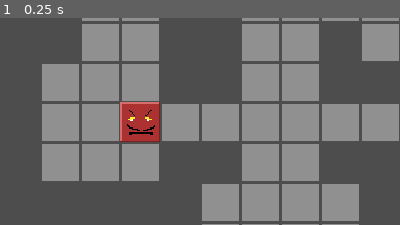
Above: before the commit, frame 1.
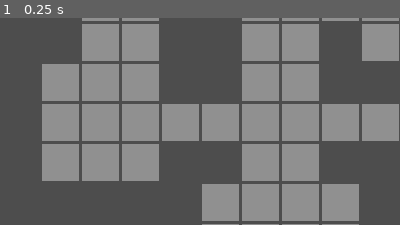
Above: after the commit, the same moment.

Repository: wilkesreid/new-game-project
Game: Godot game, scene res://main.tscn
Same seed, same stepped clock (60 frames per second), same inputs: the game is played once before the commit and once after it.
Inputs:
- Up to frame 1 (0.25 s): no input
The pictures show only the part of the screen within x 0-50%, y 10-60%; the shares and areas given below are measured in that part.

The runs differ from the first frame. In frame 1, 1.9% of the frame differs, in the area x 30-40%, y 40-60%.

Commit message:
Conversion to not using scenes for units

Diff:
--- /dev/null
+++ b/body.gd
@@ -0,0 +1,6 @@
+# Body component for unit
+class_name Body extends Placeable
+
+func _init(p : Vector2, t : Texture2D) -> void:
+  position = p
+  texture = t
--- a/create_ui.gd
+++ b/create_ui.gd
@@ -10,16 +10,16 @@
 			hide())
 
 func _on_derpy_button_pressed() -> void:
-	var unit = load("res://units/derpy/derpy.tscn")
+	var unit = Derpy.new()
 	if State.is_selected:
-		State.create_unit_at_selected(unit)
+		State.add_at_selected(unit)
 
 func _on_mimi_button_pressed() -> void:
-	var unit = load("res://units/mimi/mimi.tscn")
+	var unit = Mimi.new()
 	if State.is_selected:
-		State.create_unit_at_selected(unit)
+		State.add_at_selected(unit)
 
 func _on_constellation_button_pressed() -> void:
-	var unit = load("res://units/constellation/constellation.tscn")
+	var unit = Constellation.new()
 	if State.is_selected:
-		State.create_unit_at_selected(unit)
+		State.add_at_selected(unit)
--- /dev/null
+++ b/enemies.gd
@@ -0,0 +1,6 @@
+extends Node
+
+var enemies : Array[Unit] = []
+
+func _init():
+  print('enemies init')
--- a/enemies/monstieur/monstieur.tscn
+++ /dev/null
@@ -1,13 +0,0 @@
-[gd_scene load_steps=4 format=3 uid="uid://drjdp14tkltkj"]
-
-[ext_resource type="Script" path="res://enemies/monstieur/monstieur.gd" id="1_vujsj"]
-[ext_resource type="Texture2D" uid="uid://br38c58bwdmnd" path="res://sprites/monstieur.png" id="2_2iele"]
-[ext_resource type="Texture2D" uid="uid://dm77oaj36ek6a" path="res://sprites/monstieur_body.png" id="2_p7lcs"]
-
-[node name="Monstieur" type="Node2D"]
-script = ExtResource("1_vujsj")
-bodytexture = ExtResource("2_p7lcs")
-
-[node name="Sprite2D" type="Sprite2D" parent="."]
-texture = ExtResource("2_2iele")
-centered = false
--- a/enemy.gd
+++ b/enemy.gd
@@ -1,18 +1,12 @@
 class_name Enemy extends Unit
 
-func is_enemy() -> bool:
-  return true
-
-func _ready() -> void:
+func _init() -> void:
   State.add_existing_unit(index(), self)
-  if is_head():
-    State.on_set_phase(func (phase : State.PHASE) -> void:
-      if phase == State.PHASE.ENEMY:
-        var path = Asg.get_id_path(index(), index() + Vector2i(speed, 0))
-        path.pop_front()
-        for tile in path:
-          move_to_index(tile)
-          await get_tree().create_timer(.1).timeout
-        State.set_phase(State.PHASE.MOVE)
+  State.on_set_phase(func (phase : State.PHASE) -> void:
+    if phase == State.PHASE.ENEMY:
+      var path = Asg.get_id_path(position, position + Vector2i(speed, 0))
+      path.pop_front()
+      for tile in path:
+        move_to(tile)
+      State.set_phase(State.PHASE.MOVE)
   )
-  super()
--- a/main.gd
+++ b/main.gd
@@ -17,7 +17,7 @@
 		for x in range(Asg.x(), Asg.xend()):
 			Asg.set_solid(Vector2i(x, y))
 	for cell in $TileMapLayer.get_used_cells():
-		if !State.has_unit(cell):
+		if !State.has(cell):
 			Asg.set_not_solid(cell)
 
 func _process(delta: float) -> void:
@@ -26,21 +26,20 @@
 
 			# If we're in the move phase, and a unit is already selected,
 			# and we didn't just click on a different unit
-			var unit = State.unit_at_selected()
+			var unit = State.at_selected()
 			if (
 				State.is_phase(State.PHASE.MOVE)
 				and unit
-				and unit.is_head()
-				and !unit.is_enemy()
-				and !State.has_unit_at_mouse()
+				and unit is Unit
+				and !State.has_at_mouse()
 			):
-				var path = Asg.get_id_path(State.selected_index(), Coord.mouse_index())
+				var path = Asg.get_id_path(State.selected, Coord.mouse_index())
 				path.pop_front() # path by default includes tile unit is already on
 				# move the selected unit if we can
 				if path.size() <= unit.speed:
 					State.clear_selection()
 					for tile in path:
-						unit.move_to_index(tile)
+						unit.move_to(tile)
 						await get_tree().create_timer(.1).timeout
 					State.select_index(unit.index())
 				else:
@@ -69,25 +68,30 @@
 	if $TileMapLayer.has_tile_at(iv):
 		draw_rect(Rect2(Coord.index_to_coord(iv), Coord.grid_cell), Color(1, 1, 1, alpha), false, 2)
 
+	# draw things on grid
+	for pos in State.map:
+		var thing = State.at(pos)
+		if thing != null:
+			draw_texture_rect(thing.texture, Rect2i(Coord.index_to_coord(thing.position), Coord.grid_cell), false)
+
 	# if any tile is selected
 	if State.is_selected:
 		# draw flashing blue rect around selected tile
 		draw_rect(Rect2(State.selected_coords(), Coord.grid_cell), Color(0, 1, 1, alpha), false, 2)
 
 		# if a unit is at the selected tile
-		var unit = State.unit_at_selected()
-		if unit and unit.is_head():
+		var unit = State.at_selected()
+		if unit and unit is Unit:
 			var speed = unit.speed
 			var moves = unit.moves
 
 			if State.is_phase(State.PHASE.MOVE):
 				# draw red path from unit to mouse
 				if (
-					!unit.is_enemy() and
 					$TileMapLayer.has_tile_at(Coord.mouse_index()) and
-					!State.has_unit_at_mouse()
+					!State.has_at_mouse()
 				):
-					var p = Asg.get_id_path(State.selected_index(), Coord.mouse_index())
+					var p = Asg.get_id_path(State.selected, Coord.mouse_index())
 					p.pop_front()
 					if p.size() <= moves:
 						for i in p:
@@ -96,11 +100,11 @@
 				# draw indicators for where unit can move
 				for x in range(-1 * speed, speed + 1):
 					for y in range(-1 * speed, speed + 1):
-						var t = State.selected_index() + Vector2i(x, y)
+						var t = State.selected + Vector2i(x, y)
 						if $TileMapLayer.has_tile_at(t):
-							var path = Asg.get_id_path(State.selected_index(), t)
+							var path = Asg.get_id_path(State.selected, t)
 							path.pop_front()
-							var ti = State.selected_index() + Vector2i(x, y)
+							var ti = State.selected + Vector2i(x, y)
 							if $TileMapLayer.has_tile_at(ti) && path.size() > 0 && path.size() <= moves:
 								draw_texture(target_texture, Coord.index_to_coord(ti))
 
@@ -116,6 +120,6 @@
 	var up_arrow_alpha = 1. if Coord.mouse_index() == up_neighbor else .6
 	draw_texture_rect(up_arrow_texture, Rect2i(up_neighbor_coord, Coord.grid_cell), false, Color(1, 1, 1, up_arrow_alpha))
 
-	draw_texture_rect(down_arrow_texture, Rect2i(Coord.index_to_coord(State.selected_index() + Vector2i(0, 1)), Coord.grid_cell), false, Color(1, 1, 1, 1. if Coord.mouse_index() == State.selected_index() + Vector2i(0, 1) else .6))
-	draw_texture_rect(left_arrow_texture, Rect2i(Coord.index_to_coord(State.selected_index() + Vector2i(-1, 0)), Coord.grid_cell), false, Color(1, 1, 1, 1. if Coord.mouse_index() == State.selected_index() + Vector2i(-1, 0) else .6))
-	draw_texture_rect(right_arrow_texture, Rect2i(Coord.index_to_coord(State.selected_index() + Vector2i(1, 0)), Coord.grid_cell), false, Color(1, 1, 1, 1. if Coord.mouse_index() == State.selected_index() + Vector2i(1, 0) else .6))
+	draw_texture_rect(down_arrow_texture, Rect2i(Coord.index_to_coord(State.selected + Vector2i(0, 1)), Coord.grid_cell), false, Color(1, 1, 1, 1. if Coord.mouse_index() == State.selected + Vector2i(0, 1) else .6))
+	draw_texture_rect(left_arrow_texture, Rect2i(Coord.index_to_coord(State.selected + Vector2i(-1, 0)), Coord.grid_cell), false, Color(1, 1, 1, 1. if Coord.mouse_index() == State.selected + Vector2i(-1, 0) else .6))
+	draw_texture_rect(right_arrow_texture, Rect2i(Coord.index_to_coord(State.selected + Vector2i(1, 0)), Coord.grid_cell), false, Color(1, 1, 1, 1. if Coord.mouse_index() == State.selected + Vector2i(1, 0) else .6))
--- a/main.tscn
+++ b/main.tscn
@@ -1,10 +1,9 @@
-[gd_scene load_steps=8 format=4 uid="uid://r8aamwenkniq"]
+[gd_scene load_steps=7 format=4 uid="uid://r8aamwenkniq"]
 
 [ext_resource type="Script" path="res://main.gd" id="1_6xwgr"]
 [ext_resource type="Texture2D" uid="uid://cbtaopl0tp0p0" path="res://sprites/tile.png" id="2_72d4w"]
 [ext_resource type="Script" path="res://tile_map_layer.gd" id="3_j7jyc"]
 [ext_resource type="PackedScene" uid="uid://dbkcerqtkko2v" path="res://create_ui.tscn" id="4_a7hnr"]
-[ext_resource type="PackedScene" uid="uid://drjdp14tkltkj" path="res://enemies/monstieur/monstieur.tscn" id="4_n5dff"]
 
 [sub_resource type="TileSetAtlasSource" id="TileSetAtlasSource_aa8il"]
 texture = ExtResource("2_72d4w")
@@ -26,9 +25,6 @@
 tile_set = SubResource("TileSet_kacxt")
 script = ExtResource("3_j7jyc")
 
-[node name="Monstieur" parent="." instance=ExtResource("4_n5dff")]
-position = Vector2(96, 128)
-
 [node name="Control" type="Control" parent="."]
 layout_mode = 3
 anchors_preset = 0
--- /dev/null
+++ b/placeable.gd
@@ -0,0 +1,4 @@
+class_name Placeable
+
+var texture : Texture2D
+var position : Vector2i
--- a/project.godot
+++ b/project.godot
@@ -20,6 +20,7 @@
 State="*res://state.gd"
 Coord="*res://coord.gd"
 Asg="*res://asg.gd"
+Enemies="*res://enemies.gd"
 
 [display]
 
--- a/state.gd
+++ b/state.gd
@@ -6,13 +6,9 @@
 # as tile index
 var selected : Vector2i = Vector2i.ZERO
 
-# map tile index to unit objects
-var unit_map : Dictionary
+var map : Dictionary
 
 ## Selection
-
-func selected_index() -> Vector2i:
-	return selected
 
 func selected_coords() -> Vector2i:
 	return Coord.index_to_coord(selected)
@@ -33,64 +29,44 @@
 	selected = Vector2i.ZERO
 	is_selected = false
 
-## unit Map
+## Things on the grid
 
-func create_unit_at_index(rs : Resource, index : Vector2i) -> void:
-	remove_unit(index)
-	var instance = rs.instantiate()
-	instance.set_position(Coord.index_to_coord(index))
-	add_unit(index, instance)
+func add(pos : Vector2i, thing : Placeable):
+	remove(pos)
+	thing.position = pos
+	map[pos] = thing
+	Asg.set_solid(pos)
 
-func create_unit_at_selected(rs : Resource) -> void:
-	create_unit_at_index(rs, selected)
+func remove(pos : Vector2i):
+	if has(pos):
+		map.erase(pos)
+		Asg.set_not_solid(pos)
 
-func add_unit(position: Vector2i, instance: Unit) -> void:
-	get_tree().root.add_child(instance)
-	add_existing_unit(position, instance)
-
-func add_existing_unit(position: Vector2i, instance: Unit) -> void:
-	unit_map[position] = instance
-	Asg.set_solid(position)
-
-func unit_at(position: Vector2i) -> Node2D:
-	if has_unit(position):
-		return unit_map[position]
+func at(pos : Vector2i) -> Placeable:
+	if has(pos):
+		return map[pos]
 	return null
 
-func unit_at_selected() -> Node2D:
-	return unit_at(selected)
+func has(pos : Vector2i) -> bool:
+	return map.has(pos)
 
-func has_unit_at_mouse() -> bool:
-	return has_unit(Coord.mouse_index())
+func at_selected() -> Unit:
+	return at(selected)
 
-func has_unit(position: Vector2i) -> bool:
-	return unit_map.has(position)
+func has_at_selected() -> bool:
+	return has(selected)
 
-func has_unit_at_selected() -> bool:
-	return has_unit(selected)
+func add_at_selected(unit : Placeable) -> void:
+	add(selected, unit)
 
-func remove_unit(position: Vector2i) -> void:
-	if has_unit(position):
-		var instance = unit_at(position)
-		unit_map.erase(position)
-		Asg.set_not_solid(position)
-		instance.queue_free()
+func has_at_mouse() -> bool:
+	return has(Coord.mouse_index())
 
-# doesn't actually move the unit,
-# just updates the map
-func unit_move_index(from : Vector2i, to : Vector2i) -> void:
-	var unit = unit_at(from)
-	unit_map.erase(from)
-	unit_map[to] = unit
-	Asg.set_not_solid(from)
-	Asg.set_solid(to)
-
-# also doesn't move the unit physically,
-# just updates the map
-func unit_move_coord(from : Vector2i, to : Vector2i) -> void:
-	var from_index = Coord.coord_to_index(from)
-	var to_index = Coord.coord_to_index(to)
-	unit_move_index(from_index, to_index)
+func move(from : Vector2i, to : Vector2i) -> void:
+	var thing = at(from)
+	remove(from)
+	remove(to)
+	add(to, thing)
 
 ## Game Phase
 
@@ -119,7 +95,7 @@
 			return true
 		PHASE.MOVE:
 			# can't go to move phase if there are no units
-			return !unit_map.is_empty()
+			return !map.is_empty()
 		PHASE.ENEMY:
 			# can't go to enemy's turn if we haven't moved all our units
 			return true # TODO: return false if we haven't finished our turn
--- a/unit.gd
+++ b/unit.gd
@@ -1,38 +1,20 @@
-class_name Unit extends Node2D
+class_name Unit extends Placeable
 
-@export var bodytexture : Texture2D
+var sprite_body : Texture2D
+var speed : int = 1
+var max_size : int = 2
+var body_queue : Array[Body] = []
 
-# each subclass of unit will need
-# to define its own resource it uses,
-# which should refer to the tscn it's
-# attached to
-var rs : Resource
+func _init() -> void:
+  moves = speed
+  State.on_set_phase(func (phase : State.PHASE) -> void:
+    if phase == State.PHASE.MOVE:
+      moves = speed
+  )
 
-func _ready() -> void:
-  if State.unit_at(index()) != self:
-    State.add_existing_unit(index(), self)
-  if is_head():
-    moves = speed
-    State.on_set_phase(func (phase : State.PHASE) -> void:
-      if phase == State.PHASE.MOVE:
-        moves = speed
-    )
-
-# Overridable
-func is_enemy() -> bool:
-  return false
-
-var _is_head : bool = true
-func is_head() -> bool:
-  return _is_head
-func set_is_head(val : bool) -> void:
-  _is_head = val
-
-var speed : int = 1
 func inc_speed() -> void:
   speed += 1
 
-var max_size : int = 2
 func is_max_size() -> bool:
   assert(size <= max_size)
   return size == max_size
@@ -47,37 +29,28 @@
   moves -= 1
 
 # body queue
-var body_queue : Array[Node2D] = []
-func pop_body_queue() -> Node2D:
+func pop_body_queue() -> Body:
   return body_queue.pop_front()
-func push_body_queue(segment : Node2D) -> void:
+func push_body_queue(segment : Body) -> void:
   body_queue.push_back(segment)
 
-func make_body() -> void:
-  set_is_head(false)
-  $Sprite2D.texture = bodytexture
-
 func index() -> Vector2i:
-  return Coord.coord_to_index(position)
+  return position
 
 # assumes we're moving one step at a time
-func move_to_index(target : Vector2) -> void:
+func move_to(target : Vector2) -> void:
   if moves == 0:
     return
-  var old_position = position
-  var old_index = index()
-  State.unit_move_index(index(), target)
-  position = Coord.index_to_coord(target)
+  var from = position
+  State.move(from, target)
   dec_moves()
   if max_size > 1:
-    var new_segment = duplicate(DuplicateFlags.DUPLICATE_USE_INSTANTIATION)
-    new_segment.set_position(old_position)
-    new_segment.make_body()
-    State.add_unit(old_index, new_segment)
+    var new_segment = Body.new(from, sprite_body)
+    State.add(from, new_segment)
     push_body_queue(new_segment)
     if !is_max_size():
       print('not max size yet, ', size, ' of ', max_size)
       inc_size()
     else:
       var old_segment = pop_body_queue()
-      State.remove_unit(old_segment.index())
+      State.remove(old_segment.position)
--- a/units/constellation/constellation.gd
+++ b/units/constellation/constellation.gd
@@ -1,8 +1,8 @@
-extends "res://unit.gd"
+class_name Constellation extends Unit
 
-func _ready() -> void:
-	rs = preload("res://units/constellation/constellation.tscn")
-
+func _init() -> void:
+	texture = load('res://sprites/constellation.png')
+	sprite_body = load('res://sprites/constellation_body.png')
 	speed = 5
 	max_size = 5
 	super()
--- a/units/constellation/constellation.tscn
+++ /dev/null
@@ -1,13 +0,0 @@
-[gd_scene load_steps=4 format=3 uid="uid://bo7we4y4whahe"]
-
-[ext_resource type="Script" path="res://units/constellation/constellation.gd" id="1_j03q5"]
-[ext_resource type="Texture2D" uid="uid://cnd703a23gcb8" path="res://sprites/constellation.png" id="2_5675g"]
-[ext_resource type="Texture2D" uid="uid://dm3n4162e1hk" path="res://sprites/constellation_body.png" id="2_tsk0q"]
-
-[node name="Unit" type="Node2D"]
-script = ExtResource("1_j03q5")
-bodytexture = ExtResource("2_tsk0q")
-
-[node name="Sprite2D" type="Sprite2D" parent="."]
-texture = ExtResource("2_5675g")
-centered = false
--- a/units/derpy/derpy.gd
+++ b/units/derpy/derpy.gd
@@ -1,8 +1,8 @@
-extends "res://unit.gd"
+class_name Derpy extends Unit
 
-func _ready() -> void:
-  rs = preload("res://units/derpy/derpy.tscn")
-
+func _init() -> void:
+  texture = load('res://sprites/derpy.png')
+  sprite_body = load('res://sprites/derpy_body.png')
   speed = 4
   max_size = 3
   super()
--- a/units/derpy/derpy.tscn
+++ /dev/null
@@ -1,13 +0,0 @@
-[gd_scene load_steps=4 format=3 uid="uid://lrri0y5lpb0f"]
-
-[ext_resource type="Texture2D" uid="uid://dcoo3c3c7lyf4" path="res://sprites/derpy.png" id="1_1ku16"]
-[ext_resource type="Script" path="res://units/derpy/derpy.gd" id="1_267cl"]
-[ext_resource type="Texture2D" uid="uid://boqkichfcrh4j" path="res://sprites/derpy_body.png" id="2_hnayx"]
-
-[node name="Derpy" type="Node2D"]
-script = ExtResource("1_267cl")
-bodytexture = ExtResource("2_hnayx")
-
-[node name="Sprite2D" type="Sprite2D" parent="."]
-texture = ExtResource("1_1ku16")
-centered = false
--- a/units/mimi/mimi.gd
+++ b/units/mimi/mimi.gd
@@ -1,7 +1,7 @@
-extends "res://unit.gd"
+class_name Mimi extends Unit
 
-func _ready() -> void:
-	rs = preload("res://units/mimi/mimi.tscn")
-
+func _init() -> void:
+	texture = load('res://sprites/mimi.png')
+	sprite_body = load('res://sprites/mimi.png')
 	speed = 2
 	super()
--- a/units/mimi/mimi.tscn
+++ /dev/null
@@ -1,12 +0,0 @@
-[gd_scene load_steps=3 format=3 uid="uid://qiwwqvtekf86"]
-
-[ext_resource type="Texture2D" uid="uid://bvuxwqkjvmu0m" path="res://sprites/mimi.png" id="1_u030v"]
-[ext_resource type="Script" path="res://units/mimi/mimi.gd" id="1_ykgew"]
-
-[node name="Mimi" type="Node2D"]
-script = ExtResource("1_ykgew")
-bodytexture = ExtResource("1_u030v")
-
-[node name="Sprite2D" type="Sprite2D" parent="."]
-texture = ExtResource("1_u030v")
-centered = false
